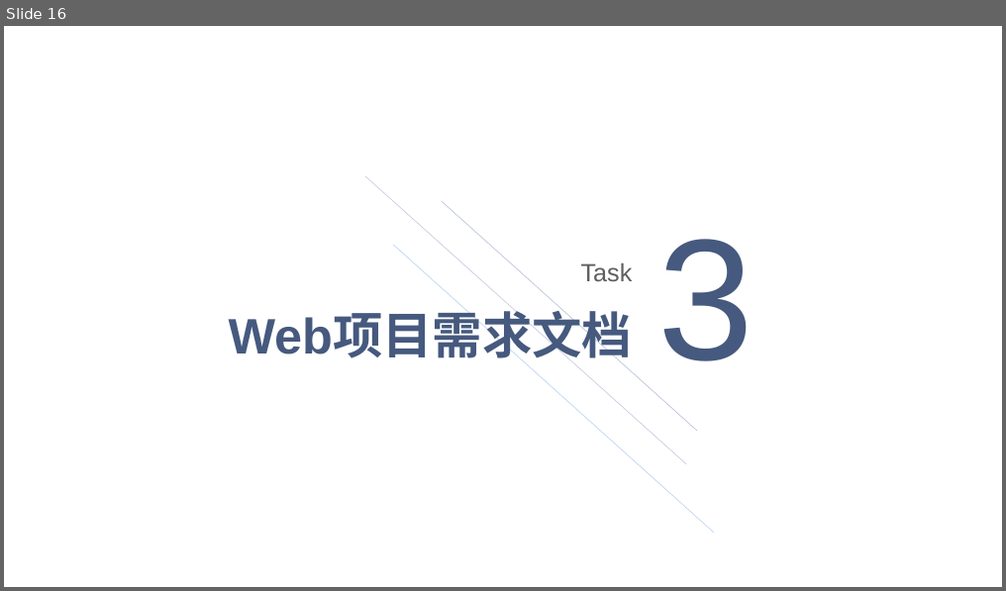
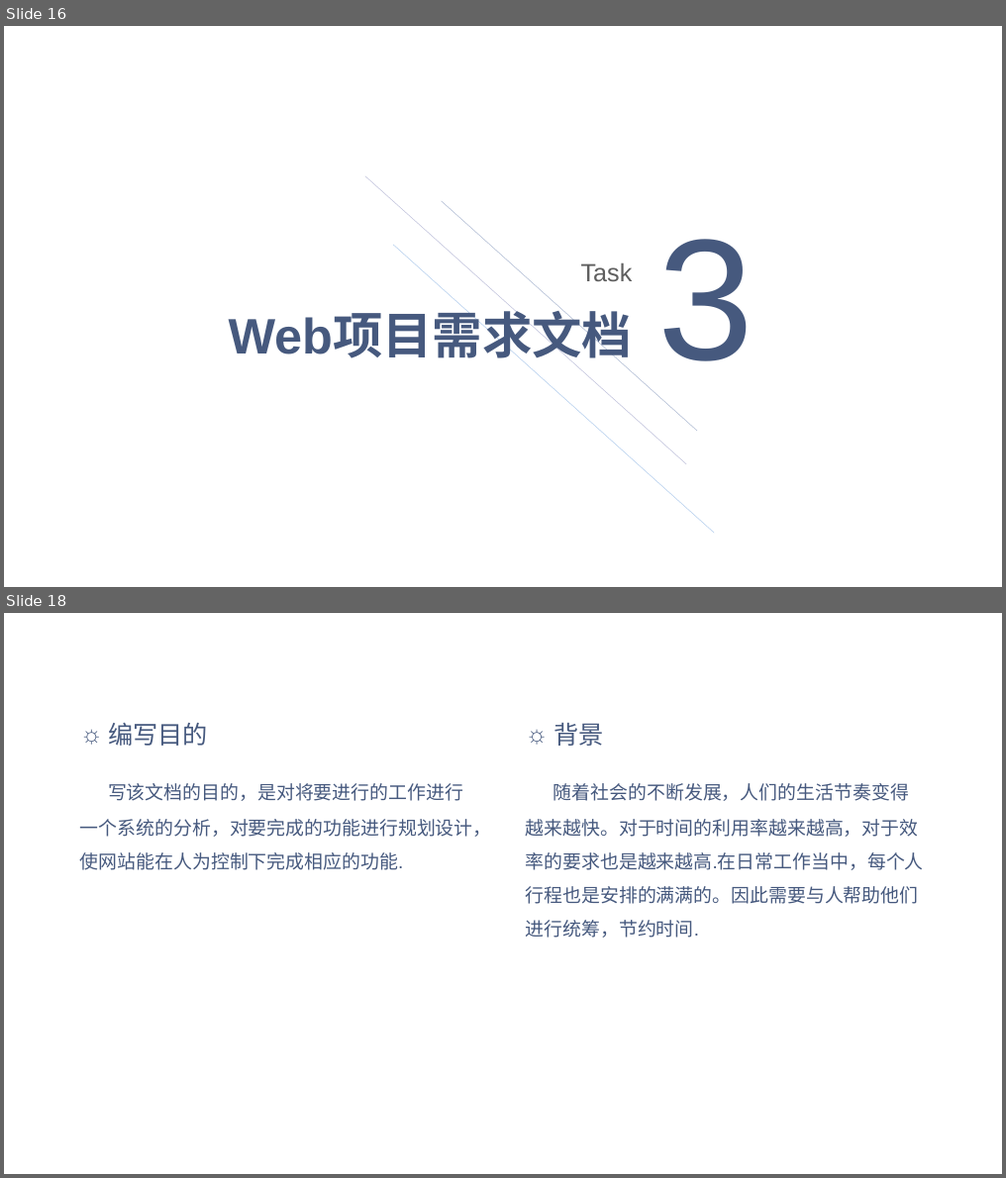
Before and after one commit to Weeeeeb/WebProject, a slide deck: ppt/Web工程大作业.pptx. Shown one above the other, each under a label of ours: slide 16 before the commit, slides 16 and 18 after it; the slides between them are not shown. The pictures are 1006x591 and 1006x1178 pixels, drawn with LibreOffice and Linux fonts; fonts in the diff are those of the drawing; background and template pictures are left out. Boxes give left, top, right and bottom in pixels: in the first picture for what was removed or moved away, otherwise in the second. Text is boxed around its words. In the diff, an @@ line names an element or a change of style, - is before the commit and + after.

```diff
--- a/ppt/Web工程大作业.pptx
+++ b/ppt/Web工程大作业.pptx
@@ slide 18 added at (4, 613, 1002, 1174), background picture (left out) @@
@@ title added at (73, 628, 934, 693), 48 pt, text #FFFFFF, bold @@
+Web项目需求文档#引言
@@ text added at (80, 723, 492, 870), 18 pt, text #46597E @@
+☼ 编写目的
+写该文档的目的，是对将要进行的工作进行一个系统的分析，对要完成的功能进行规划设计，使网站能在人为控制下完成相应的功能.
@@ text added at (526, 723, 924, 938), 18 pt, text #46597E @@
+☼ 背景
+随着社会的不断发展，人们的生活节奏变得越来越快。对于时间的利用率越来越高，对于效率的要求也是越来越高.在日常工作当中，每个人行程也是安排的满满的。因此需要与人帮助他们进行统筹，节约时间.
```
Also in this commit, not shown: 16 slides changed, 23 other slides added, 5 slides removed.
